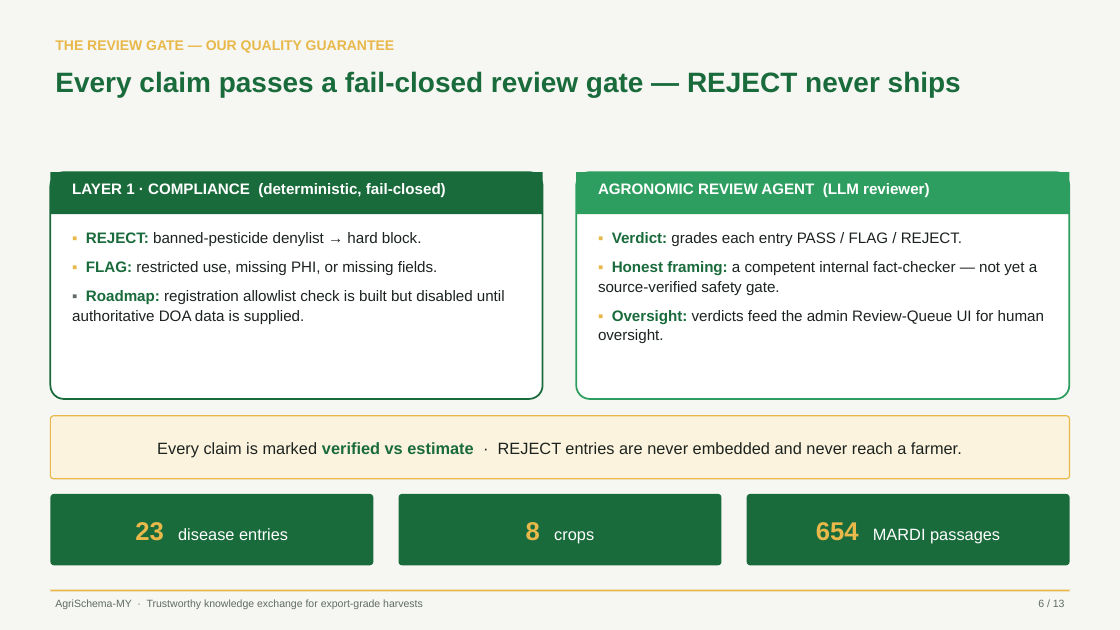
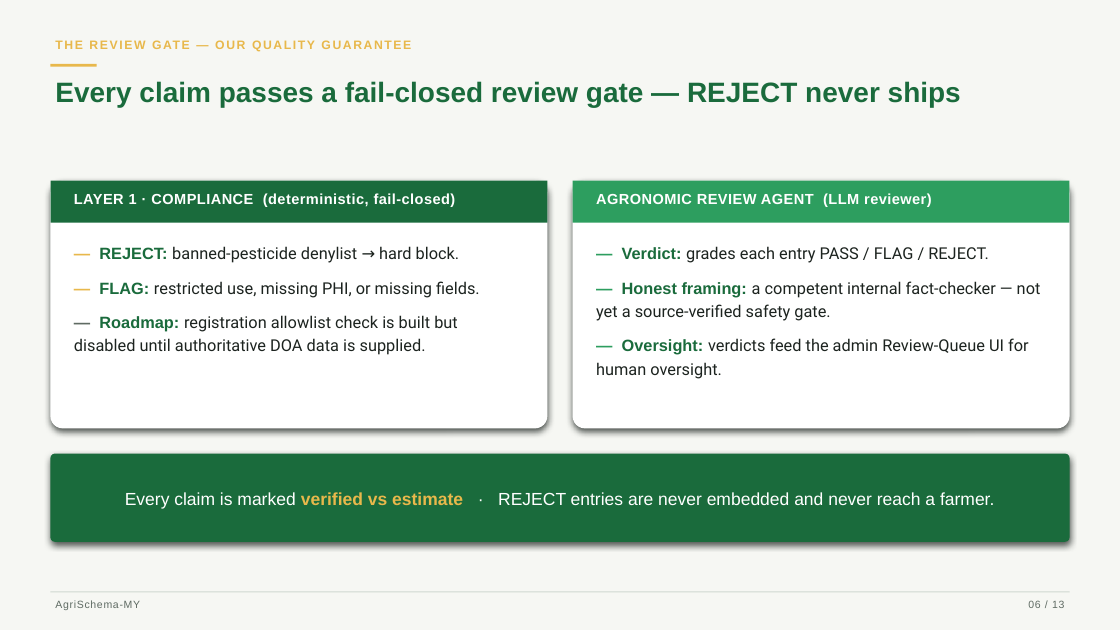
Before and after one commit to R3AlL3nGz3i/agri-schema-my, a slide deck: slide 6 of deck/agrischema-hackathon.pptx. Drawn at 1120x630 pixels with LibreOffice and Linux fonts; fonts in the diff are those of the drawing. Boxes give left, top, right and bottom in pixels: in the first picture for what was removed or moved away, otherwise in the second. Text is boxed around its words. In the diff, an @@ line names an element or a change of style, - is before the commit and + after.

```diff
--- a/deck/agrischema-hackathon.pptx
+++ b/deck/agrischema-hackathon.pptx
@@ text "THE REVIEW GATE — OUR ..." at (x1=50, y1=35, x2=1070, y2=60): size 12 to 10.5 pt, letter spacing 0 to 1.4 pt @@
@@ text "Every claim passes a fail-closed ..." moved from (x1=55, y1=71, x2=961, y2=97) to (x1=55, y1=81, x2=961, y2=108) @@
@@ text "Every claim passes a fail-closed ..." at (x1=55, y1=81, x2=961, y2=108): line spacing 1.02 to 1.03 @@
@@ rectangle added at (x1=50, y1=64, x2=97, y2=67), fill #E8B84B @@
@@ rectangle resized from (x1=50, y1=172, x2=543, y2=214) to (x1=50, y1=181, x2=547, y2=223) @@
@@ rounded rectangle resized from (x1=50, y1=172, x2=543, y2=399) to (x1=50, y1=181, x2=548, y2=429) @@
@@ rounded rectangle at (x1=50, y1=181, x2=548, y2=429): outline #1A6B3C 1.5 pt to none; proportions changed @@
@@ text "LAYER 1 · COMPLIANCE (deterministic, ..." moved from (x1=72, y1=183, x2=446, y2=197) to (x1=74, y1=193, x2=456, y2=207) @@
@@ text "LAYER 1 · COMPLIANCE (deterministic, ..." at (x1=74, y1=193, x2=456, y2=207): size 13 to 12.5 pt, letter spacing 0 to 0.4 pt @@
@@ rectangle moved from (x1=576, y1=172, x2=1070, y2=214) to (x1=573, y1=181, x2=1070, y2=223) @@
@@ rounded rectangle resized from (x1=576, y1=172, x2=1070, y2=399) to (x1=573, y1=181, x2=1070, y2=429) @@
@@ rounded rectangle at (x1=573, y1=181, x2=1070, y2=429): outline #2D9E5F 1.5 pt to none; proportions changed @@
@@ text "AGRONOMIC REVIEW AGENT (LLM reviewer)" moved from (x1=598, y1=183, x2=929, y2=197) to (x1=596, y1=193, x2=932, y2=207) @@
@@ text "AGRONOMIC REVIEW AGENT (LLM reviewer)" at (x1=596, y1=193, x2=932, y2=207): size 13 to 12.5 pt, letter spacing 0 to 0.4 pt @@
@@ text at (x1=74, y1=246, x2=480, y2=355): text changed; size 13 to 14 pt; font Arial to Roboto @@
-▪ REJECT: banned-pesticide denylist → hard block.
-▪ FLAG: restricted use, missing PHI, or missing fields.
-▪ Roadmap: registration allowlist check is built but disabled until authoritative DOA data is supplied.
+— REJECT: banned-pesticide denylist → hard block.
+— FLAG: restricted use, missing PHI, or missing fields.
+— Roadmap: registration allowlist check is built but disabled until authoritative DOA data is supplied.
@@ text at (x1=596, y1=246, x2=1041, y2=379): text changed; size 13 to 14 pt; font Arial to Roboto @@
-▪ Verdict: grades each entry PASS / FLAG / REJECT.
-▪ Honest framing: a competent internal fact-checker — not yet a source-verified safety gate.
-▪ Oversight: verdicts feed the admin Review-Queue UI for human oversight.
+— Verdict: grades each entry PASS / FLAG / REJECT.
+— Honest framing: a competent internal fact-checker — not yet a source-verified safety gate.
+— Oversight: verdicts feed the admin Review-Queue UI for human oversight.
@@ rounded rectangle "Every claim is marked verified ..." resized from (x1=50, y1=416, x2=1070, y2=479) to (x1=50, y1=454, x2=1070, y2=542) @@
@@ rounded rectangle "Every claim is marked verified ..." at (x1=50, y1=454, x2=1070, y2=542): size 14 to 15 pt; text colour #1C231F to #FFFFFF in "Every claim is marked · REJECT entries ..."; text colour #1A6B3C to #E8B84B in "verified vs estimate"; fill #FBF3DD to #1A6B3C; outline #E8B84B 1 pt to none @@
@@ rounded rectangle removed at (x1=50, y1=494, x2=373, y2=565) @@
-23 disease entries
@@ rounded rectangle removed at (x1=398, y1=494, x2=721, y2=565) @@
-8 crops
@@ rounded rectangle removed at (x1=747, y1=494, x2=1070, y2=565) @@
-654 MARDI passages
@@ rectangle at (x1=50, y1=592, x2=1070, y2=592): fill #E8B84B to #CFD8D0 @@
@@ text at (x1=55, y1=600, x2=140, y2=610): text changed @@
-AgriSchema-MY · Trustworthy knowledge exchange for export-grade harvests
+AgriSchema-MY
@@ text at (x1=1028, y1=600, x2=1064, y2=608): text changed @@
-6 / 13
+06 / 13
```
Also in this commit, not shown: 12 other slides changed, 1 other file.
